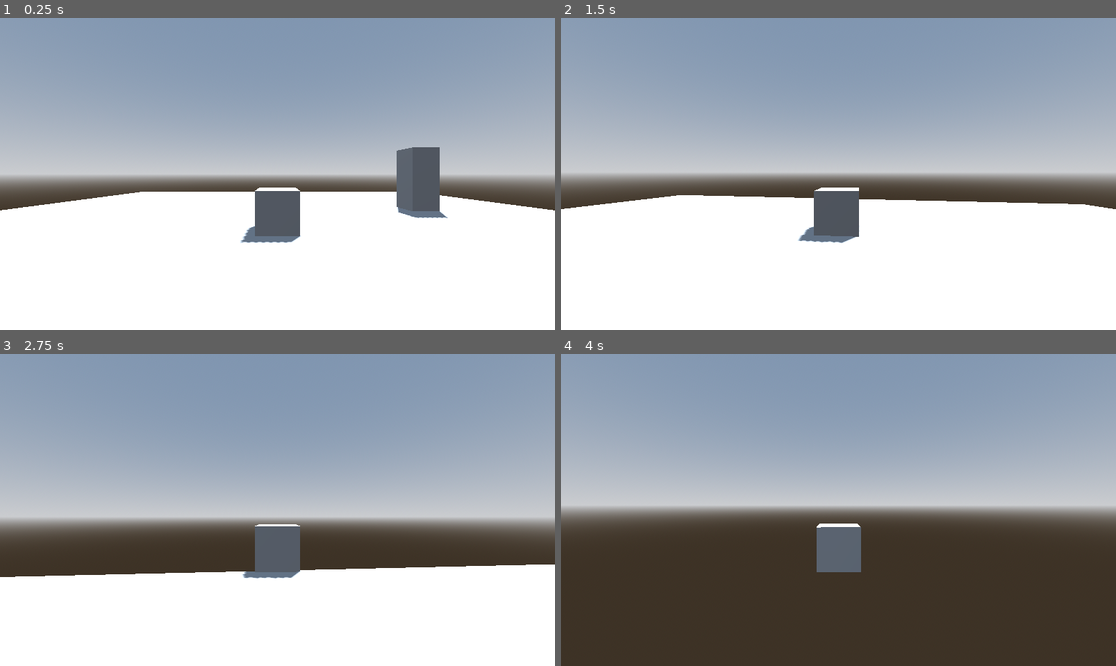
Above: before the commit, frames 1-4 (two rows, left to right).
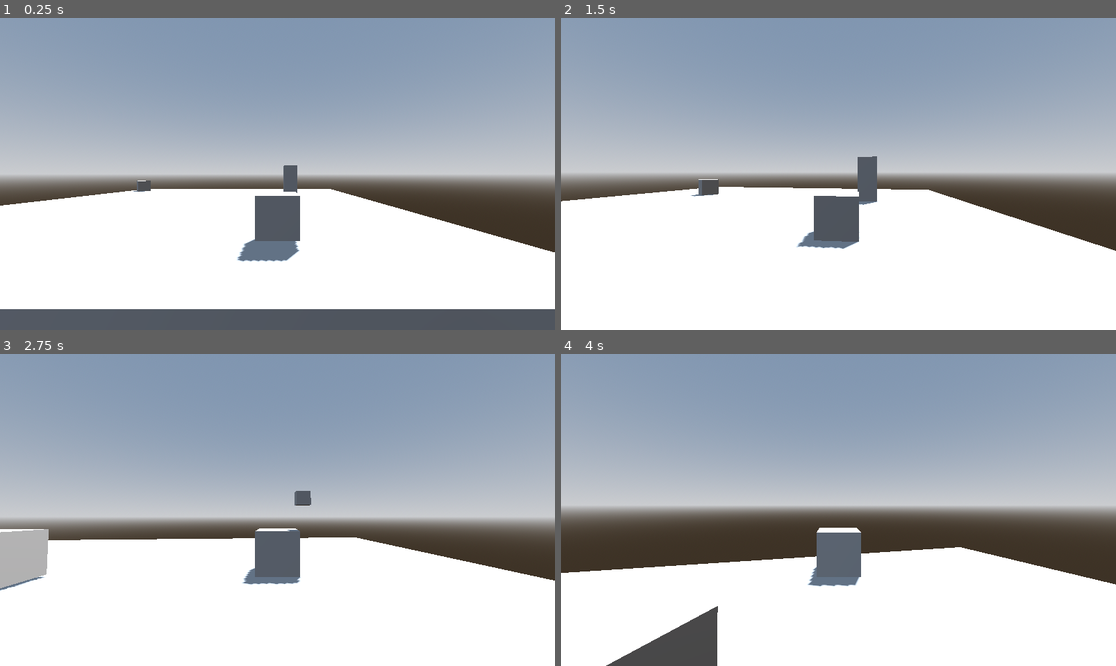
Above: after the commit, the same moments.

Repository: hallsblk/black_garden
Game: Godot game, scene res://testes.tscn
Same seed, same stepped clock (60 frames per second), same inputs: the game is played once before the commit and once after it.
Inputs (mouse positions are in pixels of both pictures, inside the frame that each line leads up to):
- Up to frame 1 (0.25 s): no input
- Up to frame 2 (1.5 s): tap Enter (ui_accept) at 0.5, 0.77 s; move the mouse to (866, 174) at 0.52 s; hold Up (ui_up) from 0.53 s (still down); move the mouse to (810, 174) at 1.27 s
- Up to frame 3 (2.75 s): keep holding Up (ui_up); tap Enter (ui_accept) at 1.52 s; move the mouse to (288, 503) at 2.02 s
- Up to frame 4 (4 s): keep holding Up (ui_up); move the mouse to (832, 516) at 2.77 s; tap Enter (ui_accept) at 3.02, 3.77 s; move the mouse to (877, 513) at 3.52 s

The runs differ from the first frame. In frame 1, 12% of the frame differs, in the area x 0-100%, y 41-100%; in frame 2, 4.6%; in frame 3, 8.8%; in frame 4, 33%, in the area x 0-100%, y 54-100%.

Commit message:
inimigo adicionado de novo

Diff:
--- /dev/null
+++ b/igual.gd
@@ -0,0 +1,31 @@
+extends CharacterBody3D
+
+var target: Node3D
+
+const SPEED = 4.0
+const JUMP_VELOCITY = 4.5
+
+@onready var navigation_agent_3d: NavigationAgent3D = $NavigationAgent3D
+
+func _ready():
+	if not target: _set_target()
+
+func _set_target():
+	target = get_tree().get_first_node_in_group("Jogador")
+
+func _physics_process(delta: float) -> void:
+	var nextPathPosition = navigation_agent_3d.get_next_path_position()
+
+	var direction = global_position.direction_to(nextPathPosition)
+	var calculateVelocity = direction * SPEED
+	velocity = Vector3(calculateVelocity.x,velocity.y,calculateVelocity.z)
+
+	look_at(target.global_position)
+
+
+	move_and_slide()
+
+	_update_target_position()
+
+func _update_target_position():
+	navigation_agent_3d.target_position = target.global_transform.origin
--- /dev/null
+++ b/igual.tscn
@@ -0,0 +1,21 @@
+[gd_scene format=3 uid="uid://oj64x82nrm1i"]
+
+[ext_resource type="Script" uid="uid://jn2c1lcji6y4" path="res://igual.gd" id="1_wc4b7"]
+
+[sub_resource type="BoxMesh" id="BoxMesh_wc4b7"]
+
+[sub_resource type="BoxShape3D" id="BoxShape3D_wc4b7"]
+
+[node name="Igual" type="CharacterBody3D" unique_id=291371874]
+script = ExtResource("1_wc4b7")
+
+[node name="MeshInstance3D" type="MeshInstance3D" parent="." unique_id=1443192112]
+transform = Transform3D(1, 0, 0, 0, 1, 0, 0, 0, 1, 0, 0.5, 0)
+mesh = SubResource("BoxMesh_wc4b7")
+
+[node name="CollisionShape3D" type="CollisionShape3D" parent="." unique_id=807928383]
+transform = Transform3D(1, 0, 0, 0, 1, 0, 0, 0, 1, 0, 0.49999988, 0)
+shape = SubResource("BoxShape3D_wc4b7")
+
+[node name="NavigationAgent3D" type="NavigationAgent3D" parent="." unique_id=1119934440]
+target_desired_distance = 1.5
--- a/jogador.tscn
+++ b/jogador.tscn
@@ -12,14 +12,16 @@
 
 [node name="Skin" type="MeshInstance3D" parent="." unique_id=215093917]
 unique_name_in_owner = true
+transform = Transform3D(1, 0, 0, 0, 1, 0, 0, 0, 1, 0, 0.5, 0)
 mesh = SubResource("BoxMesh_qc3e3")
 
 [node name="CollisionShape3D" type="CollisionShape3D" parent="." unique_id=849291976]
+transform = Transform3D(1, 0, 0, 0, 1, 0, 0, 0, 1, 0, 0.5, 0)
 shape = SubResource("BoxShape3D_yuxfx")
 
 [node name="Pivot" type="Node3D" parent="." unique_id=1877609576]
 unique_name_in_owner = true
-transform = Transform3D(1, 0, 0, 0, 1, 0, 0, 0, 1, 0, 0.8727608, 0)
+transform = Transform3D(1, 0, 0, 0, 1, 0, 0, 0, 1, 0, 1.4885929, 0)
 
 [node name="SpringArm3D" type="SpringArm3D" parent="Pivot" unique_id=2126364503]
 spring_length = 5.0
--- a/testes.tscn
+++ b/testes.tscn
@@ -1,6 +1,7 @@
 [gd_scene format=3 uid="uid://o674rg7qnjuf"]
 
 [ext_resource type="PackedScene" uid="uid://cjgfo6w515nom" path="res://jogador.tscn" id="1_8wk5o"]
+[ext_resource type="PackedScene" uid="uid://oj64x82nrm1i" path="res://igual.tscn" id="3_27r4d"]
 [ext_resource type="PackedScene" uid="uid://b7lu1t4u43ymp" path="res://ativador.tscn" id="3_el3ip"]
 
 [sub_resource type="ProceduralSkyMaterial" id="ProceduralSkyMaterial_8wk5o"]
@@ -15,6 +16,12 @@
 sky = SubResource("Sky_4eokt")
 tonemap_mode = 2
 
+[sub_resource type="NavigationMesh" id="NavigationMesh_4eokt"]
+vertices = PackedVector3Array(9.782094, 0.5, -2.717906, 6.782094, 0.5, -2.717906, 6.282094, 0.5, -1.467906, 9.782094, 0.5, 9.782094, 4.032094, 0.5, -3.717906, 4.782094, 0.5, -4.217906, 4.782094, 0.5, -9.717906, -9.717906, 0.5, -9.717906, 4.032094, 0.5, -1.967906, 4.532094, 0.5, -1.467906, -9.717906, 0.5, 9.782094, 6.282094, 0.5, -4.217906, 9.782094, 0.5, -9.717906)
+polygons = [PackedInt32Array(1, 0, 2), PackedInt32Array(2, 0, 3), PackedInt32Array(5, 4, 6), PackedInt32Array(6, 4, 7), PackedInt32Array(7, 4, 8), PackedInt32Array(9, 2, 3), PackedInt32Array(9, 3, 8), PackedInt32Array(8, 3, 10), PackedInt32Array(8, 10, 7), PackedInt32Array(1, 11, 0), PackedInt32Array(0, 11, 12), PackedInt32Array(12, 11, 6), PackedInt32Array(11, 5, 6)]
+geometry_source_geometry_mode = 1
+agent_radius = 0.75
+
 [node name="Testes" type="Node3D" unique_id=371473650]
 
 [node name="WorldEnvironment" type="WorldEnvironment" parent="." unique_id=257409731]
@@ -24,7 +31,10 @@
 transform = Transform3D(-0.8660254, -0.43301278, 0.25, 0, 0.49999997, 0.86602545, -0.50000006, 0.75, -0.43301266, 0, 0, 0)
 shadow_enabled = true
 
-[node name="Mundo" type="Node3D" parent="." unique_id=1256731499]
+[node name="Mundo" type="Node3D" parent="." unique_id=1256731499 groups=["navigation_mesh_source_group"]]
+
+[node name="Ativador" parent="Mundo" unique_id=1357093334 instance=ExtResource("3_el3ip")]
+transform = Transform3D(1, 0, 0, 0, 1, 0, 0, 0, 1, 5.4529476, 0.5, -2.9573221)
 
 [node name="Chao" type="CSGBox3D" parent="Mundo" unique_id=248019492]
 transform = Transform3D(20.935812, 0, 0, 0, 1, 0, 0, 0, 20.935812, 0, -0.5, 0)
@@ -32,8 +42,11 @@
 collision_mask = 5
 
 [node name="Jogador" parent="." unique_id=1762943836 groups=["Jogador"] instance=ExtResource("1_8wk5o")]
-transform = Transform3D(1, 0, 0, 0, 1, 0, 0, 0, 1, 0, 0.5, 0)
+transform = Transform3D(1, 0, 0, 0, 1, 0, 0, 0, 1, 4.453505, 0.5, 8.028732)
 collision_layer = 3
 
-[node name="Ativador" parent="." unique_id=1357093334 instance=ExtResource("3_el3ip")]
-transform = Transform3D(1, 0, 0, 0, 1, 0, 0, 0, 1, 5.4529476, 0.5, -2.9573221)
+[node name="NavigationRegion3D" type="NavigationRegion3D" parent="." unique_id=1506866018]
+navigation_mesh = SubResource("NavigationMesh_4eokt")
+
+[node name="Igual" parent="." unique_id=291371874 instance=ExtResource("3_27r4d")]
+transform = Transform3D(1, 0, 0, 0, 1, 0, 0, 0, 1, -9.5777, 4.7683716e-07, -8.081041)
Not shown, added: igual.gd.uid
